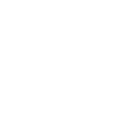
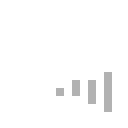
Layers edited between the first and the second (128, 128) image:
hid "Layer #31" over [56, 72, 112, 112]
added layer "Layer #32" above "Layer #25" over [56, 72, 112, 112]
